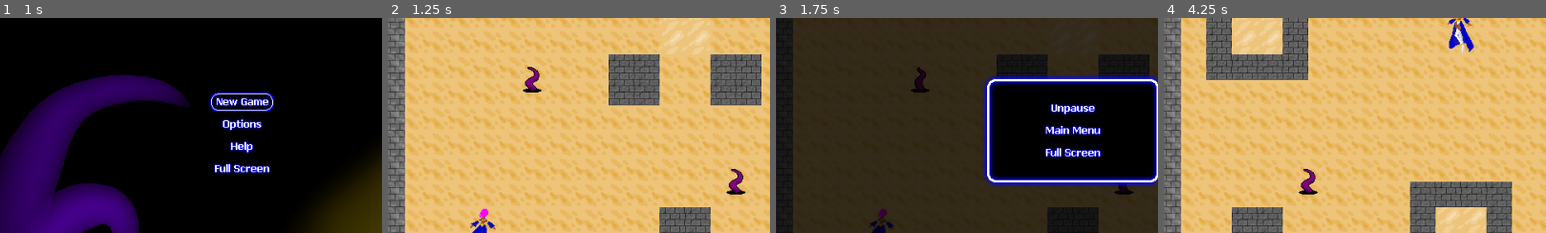
Above: before the commit, frames 1-4 (left to right).
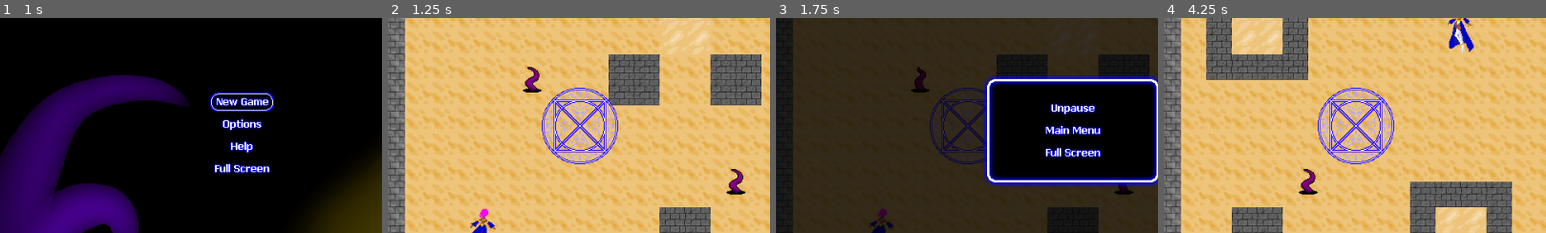
Above: after the commit, the same moments.

Repository: alpacanumerals/LD51
Game: Godot game, scene res://Title.tscn
Two runs of this game, one before a commit and one after it. Both use one fixed random seed, a clock stepped at 60 frames per second and the inputs below.
Inputs (mouse positions are % of the whole screen's width and height, from its top left):
- Up to frame 1 (1 s): click (43, 43) at 0.5 s
- Up to frame 2 (1.25 s): no input
- Up to frame 3 (1.75 s): tap Enter at 1.25 s; move the mouse to (72, 45) at 1.27 s; hold Right (ui_right) from 1.28 s (still down); tap P at 1.35 s; click (72, 45) at 1.42 s
- Up to frame 4 (4.25 s): release Right (ui_right) at 2 s; click (50, 55) at 2 s; click (50, 50) at 2.75 s; click (43, 43) at 3.5 s
The pictures show only the part of the screen within x 11-61%, y 24-74%; the shares and areas given below are measured in that part.

Frame 1 is identical in both runs. In frame 2, 3.3% of the frame differs, in the area x 40-61%, y 32-68%; in frame 3, 1.5%; in frame 4, 3.3%.

Commit message:
magic circle partial

Diff:
--- /dev/null
+++ b/level/MagicCircle.gd
@@ -0,0 +1,16 @@
+extends Area2D
+
+
+# Declare member variables here. Examples:
+# var a = 2
+# var b = "text"
+
+
+# Called when the node enters the scene tree for the first time.
+func _ready():
+    pass # Replace with function body.
+
+
+# Called every frame. 'delta' is the elapsed time since the previous frame.
+#func _process(delta):
+#    pass
--- a/level/PlayArea.tscn
+++ b/level/PlayArea.tscn
@@ -1,13 +1,15 @@
-[gd_scene load_steps=14 format=2]
+[gd_scene load_steps=30 format=2]
 
 [ext_resource path="res://level/map.gd" type="Script" id=1]
 [ext_resource path="res://level/play_area.gd" type="Script" id=2]
 [ext_resource path="res://mobs/Tentacle.tscn" type="PackedScene" id=3]
 [ext_resource path="res://player/Player.tscn" type="PackedScene" id=4]
+[ext_resource path="res://level/MagicCircle.gd" type="Script" id=5]
 [ext_resource path="res://sprites/tiles/floor_a1.png" type="Texture" id=6]
 [ext_resource path="res://sprites/tiles/wall_a2.png" type="Texture" id=7]
 [ext_resource path="res://sprites/tiles/floor_a2.png" type="Texture" id=8]
 [ext_resource path="res://sprites/tiles/wall_a1.png" type="Texture" id=9]
+[ext_resource path="res://sprites/tiles/circle.png" type="Texture" id=10]
 
 [sub_resource type="NavigationPolygon" id=4]
 vertices = PoolVector2Array( 0, 0, 32, 0, 32, 32, 0, 32 )
@@ -99,6 +101,77 @@
 } ]
 3/z_index = 0
 
+[sub_resource type="AtlasTexture" id=6]
+flags = 4
+atlas = ExtResource( 10 )
+region = Rect2( 0, 0, 96, 96 )
+
+[sub_resource type="AtlasTexture" id=7]
+flags = 4
+atlas = ExtResource( 10 )
+region = Rect2( 96, 0, 96, 96 )
+
+[sub_resource type="AtlasTexture" id=8]
+flags = 4
+atlas = ExtResource( 10 )
+region = Rect2( 192, 0, 96, 96 )
+
+[sub_resource type="AtlasTexture" id=9]
+flags = 4
+atlas = ExtResource( 10 )
+region = Rect2( 288, 0, 96, 96 )
+
+[sub_resource type="AtlasTexture" id=10]
+flags = 4
+atlas = ExtResource( 10 )
+region = Rect2( 384, 0, 96, 96 )
+
+[sub_resource type="AtlasTexture" id=11]
+flags = 4
+atlas = ExtResource( 10 )
+region = Rect2( 480, 0, 96, 96 )
+
+[sub_resource type="AtlasTexture" id=12]
+flags = 4
+atlas = ExtResource( 10 )
+region = Rect2( 576, 0, 96, 96 )
+
+[sub_resource type="AtlasTexture" id=13]
+flags = 4
+atlas = ExtResource( 10 )
+region = Rect2( 672, 0, 96, 96 )
+
+[sub_resource type="AtlasTexture" id=14]
+flags = 4
+atlas = ExtResource( 10 )
+region = Rect2( 768, 0, 96, 96 )
+
+[sub_resource type="AtlasTexture" id=15]
+flags = 4
+atlas = ExtResource( 10 )
+region = Rect2( 864, 0, 96, 96 )
+
+[sub_resource type="AtlasTexture" id=16]
+flags = 4
+atlas = ExtResource( 10 )
+region = Rect2( 960, 0, 96, 96 )
+
+[sub_resource type="AtlasTexture" id=17]
+flags = 4
+atlas = ExtResource( 10 )
+region = Rect2( 1056, 0, 96, 96 )
+
+[sub_resource type="SpriteFrames" id=18]
+animations = [ {
+"frames": [ SubResource( 6 ), SubResource( 7 ), SubResource( 8 ), SubResource( 9 ), SubResource( 10 ), SubResource( 11 ), SubResource( 12 ), SubResource( 13 ), SubResource( 14 ), SubResource( 15 ), SubResource( 16 ), SubResource( 17 ) ],
+"loop": true,
+"name": "default",
+"speed": 5.0
+} ]
+
+[sub_resource type="CircleShape2D" id=19]
+radius = 32.0156
+
 [node name="PlayArea" type="Control"]
 unique_name_in_owner = true
 margin_left = 82.0
@@ -123,5 +196,18 @@
 [node name="Tentacle" parent="." groups=["mobs"] instance=ExtResource( 3 )]
 position = Vector2( 531, 264 )
 
+[node name="MagicCircle" type="Area2D" parent="."]
+position = Vector2( 252, 250 )
+script = ExtResource( 5 )
+__meta__ = {
+"_edit_group_": true
+}
+
+[node name="AnimatedSprite" type="AnimatedSprite" parent="MagicCircle"]
+frames = SubResource( 18 )
+
+[node name="CollisionShape2D" type="CollisionShape2D" parent="MagicCircle"]
+shape = SubResource( 19 )
+
 [connection signal="shoot" from="PlayerRoot" to="." method="_on_PlayerRoot_shoot"]
 [connection signal="killed" from="Tentacle" to="." method="_on_Tentacle_killed"]
--- a/level/play_area.gd
+++ b/level/play_area.gd
@@ -19,6 +19,7 @@
 func reset_map():
     $TileMap.draw_map()
     reset_player()
+    #reset_portal()
     reset_mobs()
     remove_bullets()
 
